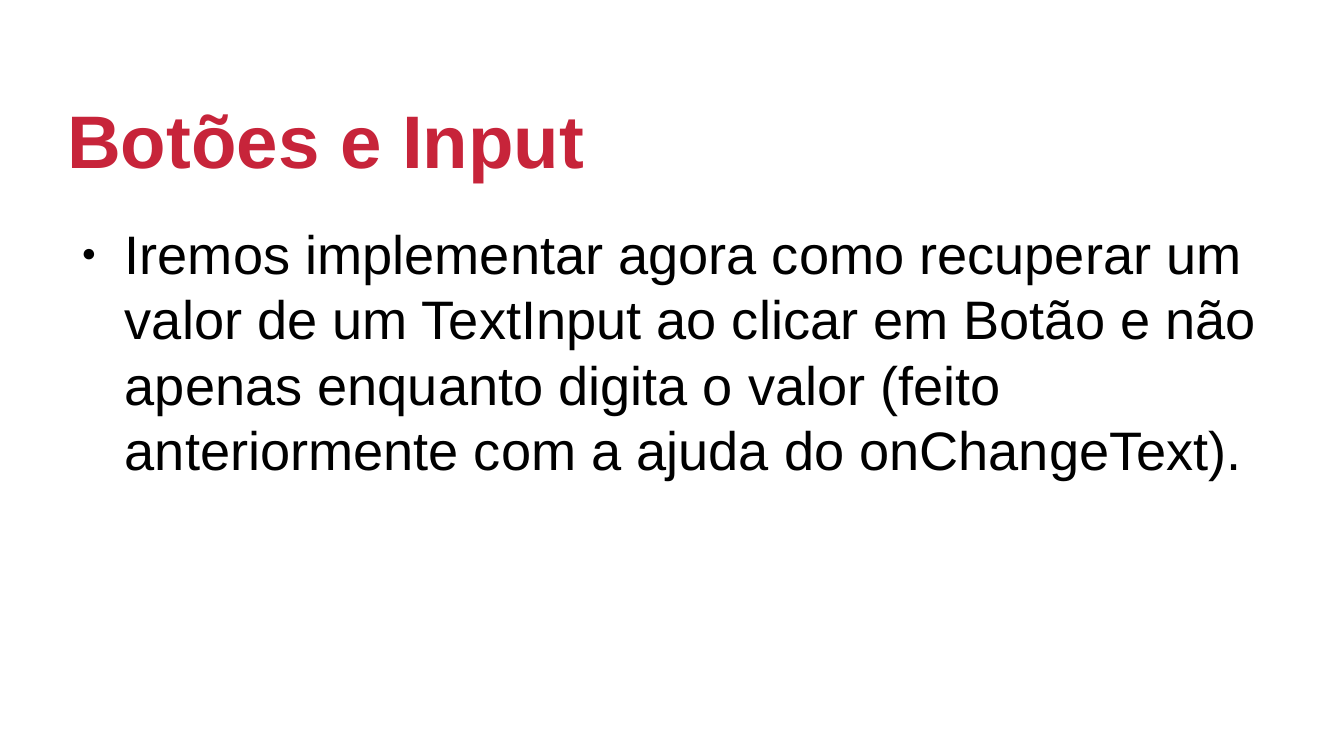
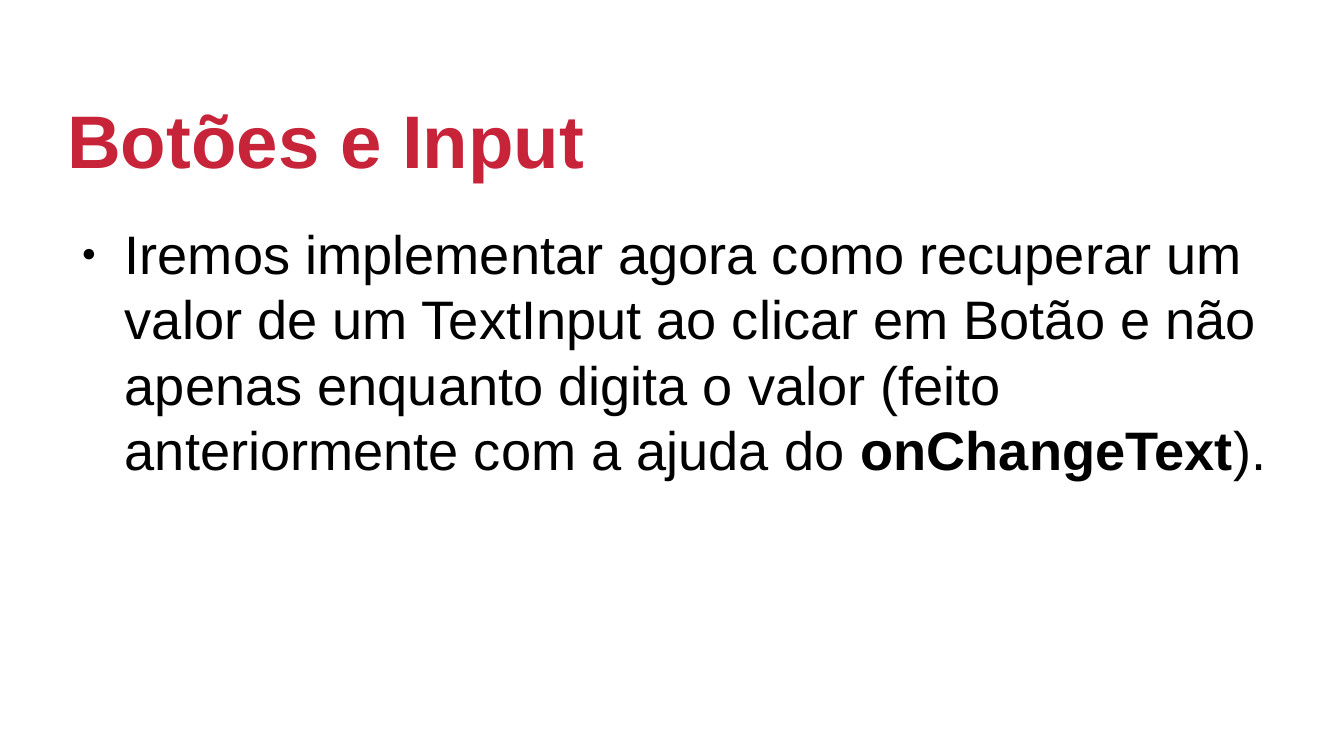
Before and after one commit to johnmagt/PIDM-2019_2, a slide deck: slide 21 of SLIDES/aula02.odp (slide 15 before the commit). Drawn at 1344x756 pixels with LibreOffice and Linux fonts; fonts in the diff are those of the drawing; background and template pictures are left out. Boxes give left, top, right and bottom in pixels: in the first picture for what was removed or moved away, otherwise in the second. Text is boxed around its words. In the diff, an @@ line names an element or a change of style, - is before the commit and + after.

```diff
--- a/SLIDES/aula02.odp
+++ b/SLIDES/aula02.odp
@@ text "Iremos implementar agora como recuperar ..." at (x1=125, y1=234, x2=1267, y2=479): bold on in "onChangeText)." @@
```
Also in this commit, not shown: 3 other slides changed, 7 slides added, 41 other files.
